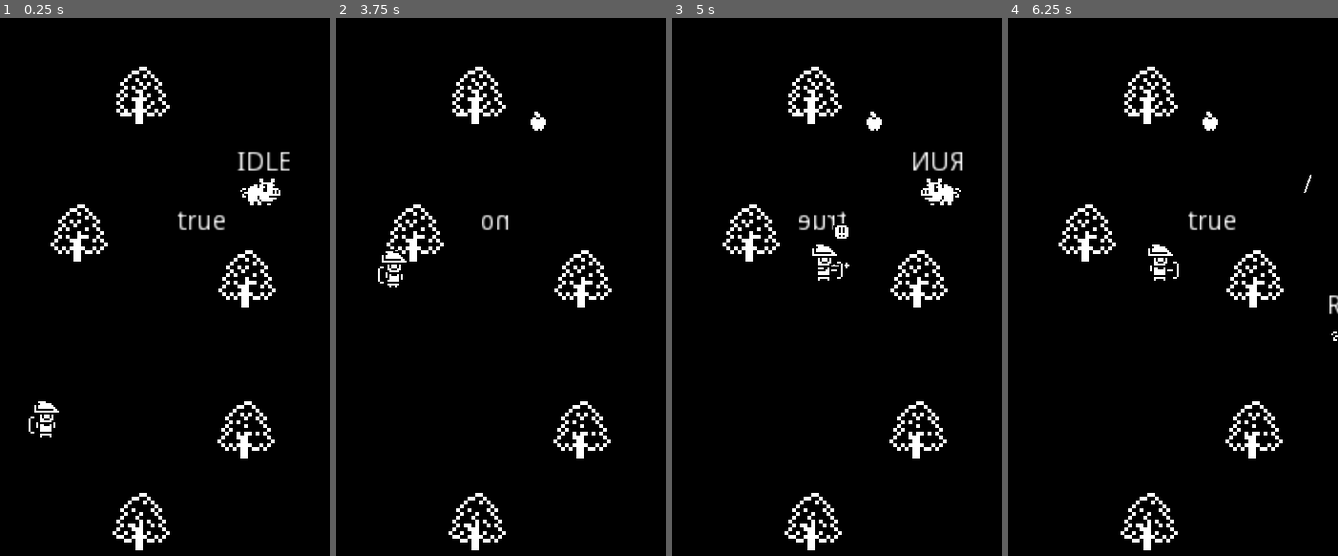
Above: before the commit, frames 1-4 (left to right).
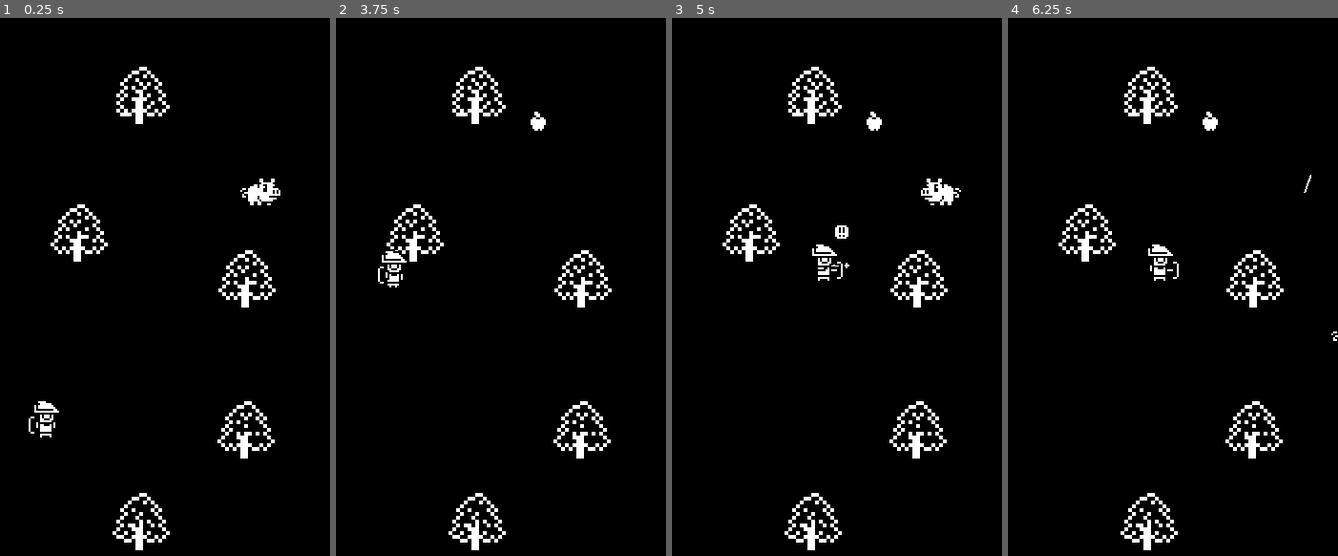
Above: after the commit, the same moments.

Repository: fguillen/PiggyTheApplesAndTheGuard
Game: Godot game, scene res://Word.tscn
Two runs of this game, one before a commit and one after it. Both use one fixed random seed, a clock stepped at 60 frames per second and the inputs below.
Inputs:
- Up to frame 1 (0.25 s): no input
- Up to frame 2 (3.75 s): hold Right (ui_right) 0.53-1.28 s; hold Down (ui_down) 1.28-2.03 s; hold Right (ui_right) 2.03-2.78 s; tap Enter at 2.75 s; hold Up (ui_up) 2.78-3.53 s; hold Left (ui_left) from 3.53 s (still down)
- Up to frame 3 (5 s): keep holding Left (ui_left)
- Up to frame 4 (6.25 s): release Left (ui_left) at 5.03 s; hold Down (ui_down) 5.03-5.78 s; hold Right (ui_right) from 5.78 s (still down)

The runs differ from the first frame. In frame 1, 0.5% of the frame differs, in the area x 53-88%, y 24-40%; in frame 2, 0.1%; in frame 3, 0.5%; in frame 4, 0.3%.

Commit message:
Arrow always same speed

Diff:
--- a/Arrow.gd
+++ b/Arrow.gd
@@ -1,5 +1,7 @@
 extends Area2D
 class_name Arrow
+
+export(int) var speed = 100
 
 onready var tween: = $Tween
 onready var sprite: = $Sprite
@@ -28,12 +30,13 @@
 	print("Arrow.shoot")
 	print("collision.disabled: ", collision.disabled)
 	collision.disabled = false
+	var duration = (destiny_position - global_position).length() / speed
 	tween.interpolate_property(
 		self,
 		"global_position",
 		global_position,
 		destiny_position,
-		0.8,
+		duration,
 		Tween.TRANS_SINE,
 		Tween.EASE_IN_OUT
 	)
--- a/Pig.tscn
+++ b/Pig.tscn
@@ -80,6 +80,7 @@
 anims/Run = SubResource( 4 )
 
 [node name="Label" type="Label" parent="."]
+visible = false
 margin_left = -13.0
 margin_top = -19.0
 margin_right = 27.0
@@ -87,6 +88,7 @@
 text = "hello"
 
 [node name="LabelVisible" type="Label" parent="."]
+visible = false
 margin_left = -13.0
 margin_top = -33.0
 margin_right = 27.0
